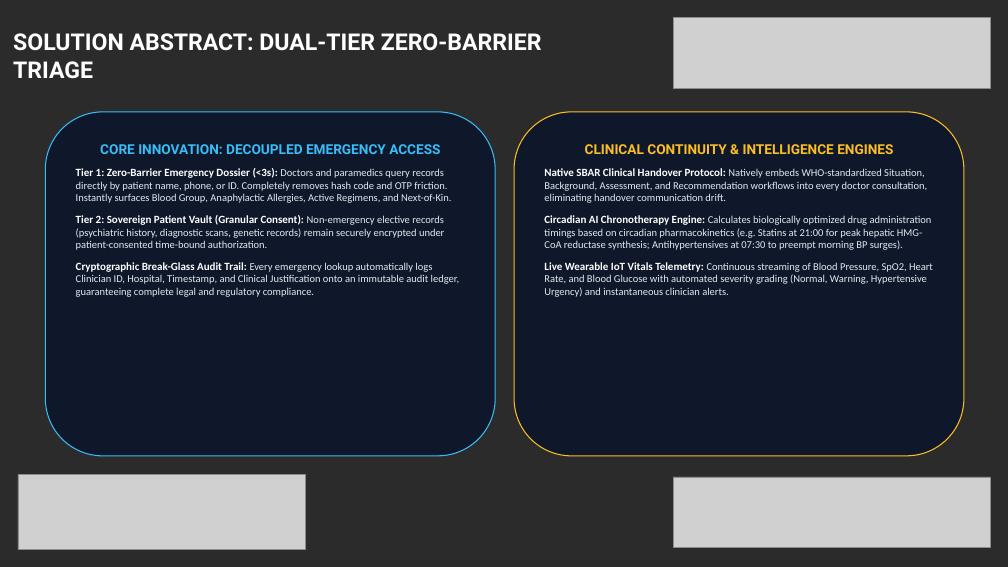
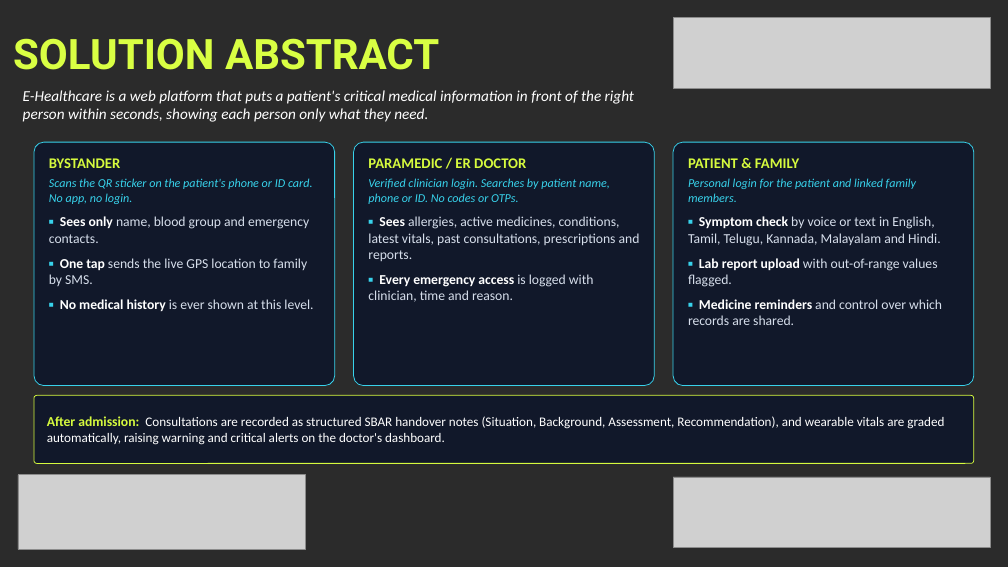
Before and after one commit to yogeshwaran2344/e-healthcare, a slide deck: slide 3 of Khacks_4.0_Proxy_Submission.pptx. Drawn at 1008x567 pixels with LibreOffice and Linux fonts; fonts in the diff are those of the drawing; grey boxes stand for pictures; background and template pictures are left out; a plain dark background stands for a picture behind light text. Boxes give left, top, right and bottom in pixels: in the first picture for what was removed or moved away, otherwise in the second. Text is boxed around its words. In the diff, an @@ line names an element or a change of style, - is before the commit and + after.

```diff
--- a/Khacks_4.0_Proxy_Submission.pptx
+++ b/Khacks_4.0_Proxy_Submission.pptx
@@ text at (13, 38, 439, 70): text changed; size 22 to 40 pt; text colour #FFFFFF to #D9FF43 @@
-SOLUTION ABSTRACT: DUAL-TIER ZERO-BARRIER TRIAGE
+SOLUTION ABSTRACT
@@ text added at (23, 90, 634, 122), 14.5 pt, text #FFFFFF, italic @@
+E-Healthcare is a web platform that puts a patient's critical medical information in front of the right person within seconds, showing each person only what they need.
@@ rounded rectangle removed at (45, 112, 495, 456) @@
-CORE INNOVATION: DECOUPLED EMERGENCY ACCESS
-Tier 1: Zero-Barrier Emergency Dossier (<3s): Doctors and paramedics query records directly by patient name, phone, or ID. Completely removes hash code and OTP friction. Instantly surfaces Blood Group, Anaphylactic Allergies, Active Regimens, and Next-of-Kin.
-Tier 2: Sovereign Patient Vault (Granular Consent): Non-emergency elective records (psychiatric history, diagnostic scans, genetic records) remain securely encrypted under patient-consented time-bound authorization.
-Cryptographic Break-Glass Audit Trail: Every emergency lookup automatically logs Clinician ID, Hospital, Timestamp, and Clinical Justification onto an immutable audit ledger, guaranteeing complete legal and regulatory compliance.
@@ rounded rectangle removed at (514, 112, 964, 456) @@
-CLINICAL CONTINUITY & INTELLIGENCE ENGINES
-Native SBAR Clinical Handover Protocol: Natively embeds WHO-standardized Situation, Background, Assessment, and Recommendation workflows into every doctor consultation, eliminating handover communication drift.
-Circadian AI Chronotherapy Engine: Calculates biologically optimized drug administration timings based on circadian pharmacokinetics (e.g. Statins at 21:00 for peak hepatic HMG-CoA reductase synthesis; Antihypertensives at 07:30 to preempt morning BP surges).
-Live Wearable IoT Vitals Telemetry: Continuous streaming of Blood Pressure, SpO2, Heart Rate, and Blood Glucose with automated severity grading (Normal, Warning, Hypertensive Urgency) and instantaneous clinician alerts.
@@ rounded rectangle added at (34, 142, 335, 386), fill #0C142A at 82% opacity, outline #38D2EB 0.75 pt, 13 pt, text #D6DEEB @@
+BYSTANDER
+Scans the QR sticker on the patient's phone or ID card. No app, no login.
+▪ Sees only name, blood group and emergency contacts.
+▪ One tap sends the live GPS location to family by SMS.
+▪ No medical history is ever shown at this level.
@@ rounded rectangle added at (354, 142, 655, 386), fill #0C142A at 82% opacity, outline #38D2EB 0.75 pt, 13 pt, text #D6DEEB @@
+PARAMEDIC / ER DOCTOR
+Verified clinician login. Searches by patient name, phone or ID. No codes or OTPs.
+▪ Sees allergies, active medicines, conditions, latest vitals, past consultations, prescriptions and reports.
+▪ Every emergency access is logged with clinician, time and reason.
@@ rounded rectangle added at (673, 142, 974, 386), fill #0C142A at 82% opacity, outline #38D2EB 0.75 pt, 13 pt, text #D6DEEB @@
+PATIENT & FAMILY
+Personal login for the patient and linked family members.
+▪ Symptom check by voice or text in English, Tamil, Telugu, Kannada, Malayalam and Hindi.
+▪ Lab report upload with out-of-range values flagged.
+▪ Medicine reminders and control over which records are shared.
@@ rounded rectangle added at (34, 395, 974, 464), fill #0C142A at 82% opacity, outline #D6FA3E 0.75 pt, 12.5 pt, text #FFFFFF @@
+After admission: Consultations are recorded as structured SBAR handover notes (Situation, Background, Assessment, Recommendation), and wearable vitals are graded automatically, raising warning and critical alerts on the doctor's dashboard.
```
Also in this commit, not shown: 6 other slides changed, 1 slide added, 1 slide removed, 1 other file.
